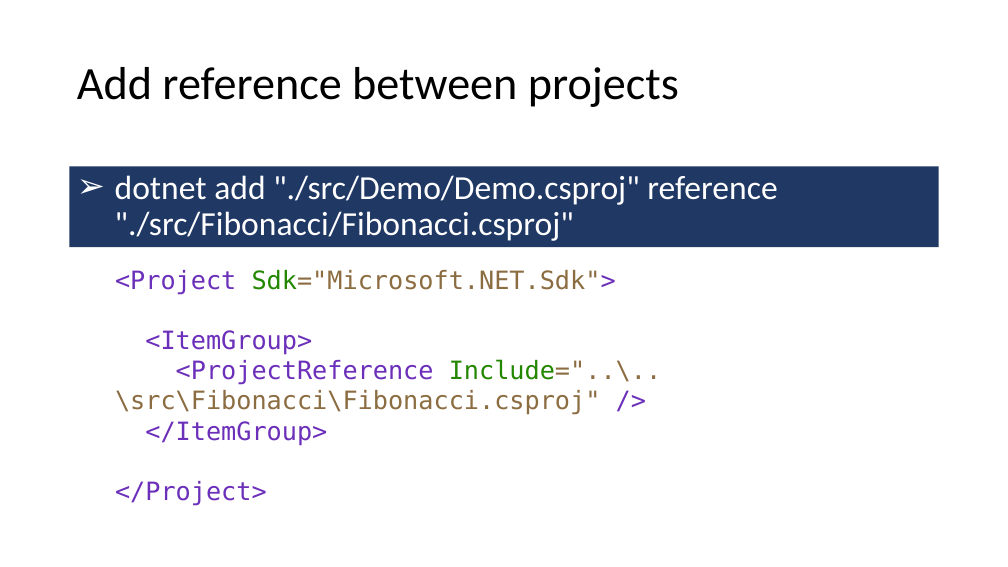
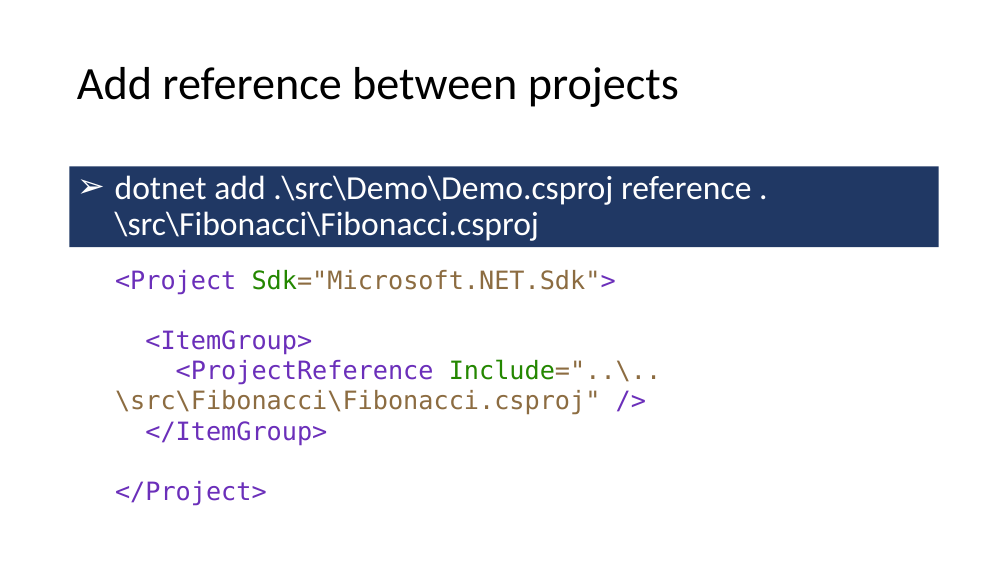
Before and after one commit to guillaume-chervet/course.dotnet, a slide deck: slide 87 of documentations/dotnet.pptx. Drawn at 1008x567 pixels with LibreOffice and Linux fonts; fonts in the diff are those of the drawing. Boxes give left, top, right and bottom in pixels: in the first picture for what was removed or moved away, otherwise in the second. Text is boxed around its words. In the diff, an @@ line names an element or a change of style, - is before the commit and + after.

```diff
--- a/documentations/dotnet.pptx
+++ b/documentations/dotnet.pptx
@@ text in rectangle at (115, 175, 751, 241): text changed @@
-➢ dotnet add "./src/Demo/Demo.csproj" reference "./src/Fibonacci/Fibonacci.csproj"
+➢ dotnet add .\src\Demo\Demo.csproj reference .\src\Fibonacci\Fibonacci.csproj
```
Also in this commit, not shown: 2 other slides changed, 8 other files.
